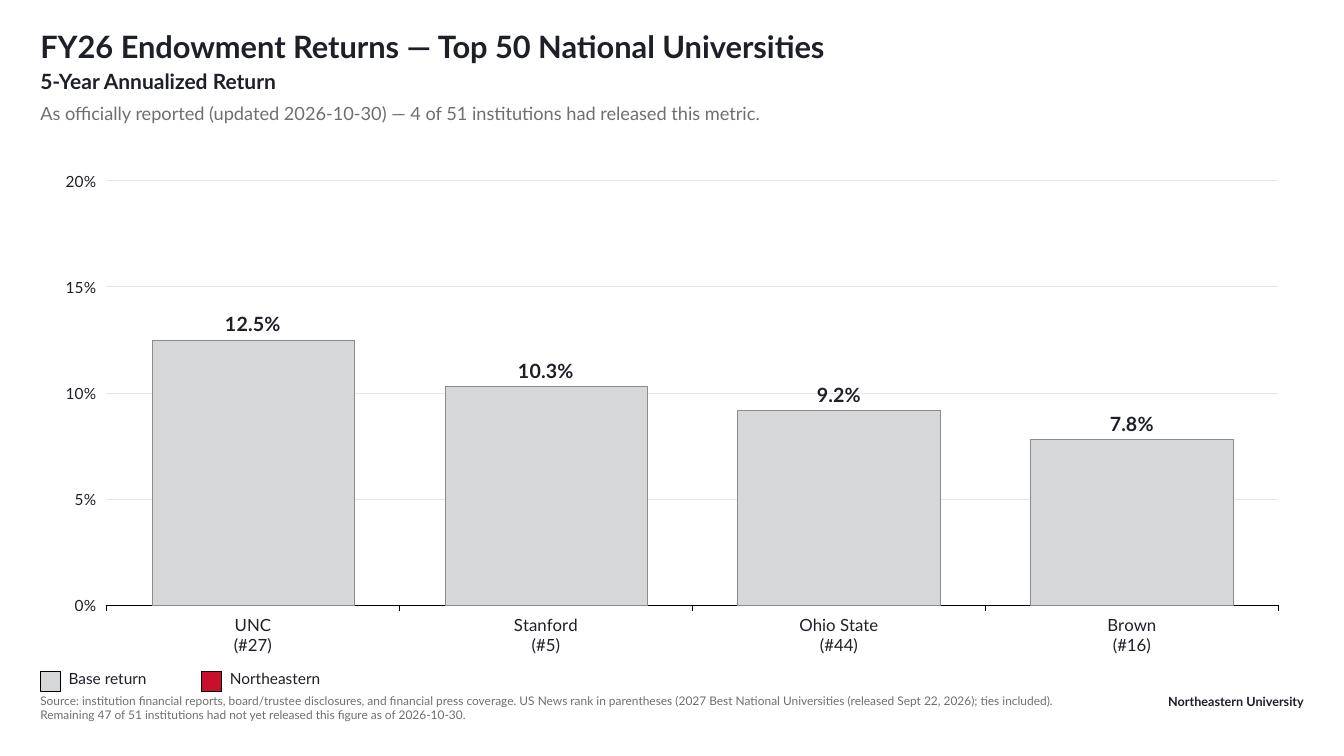
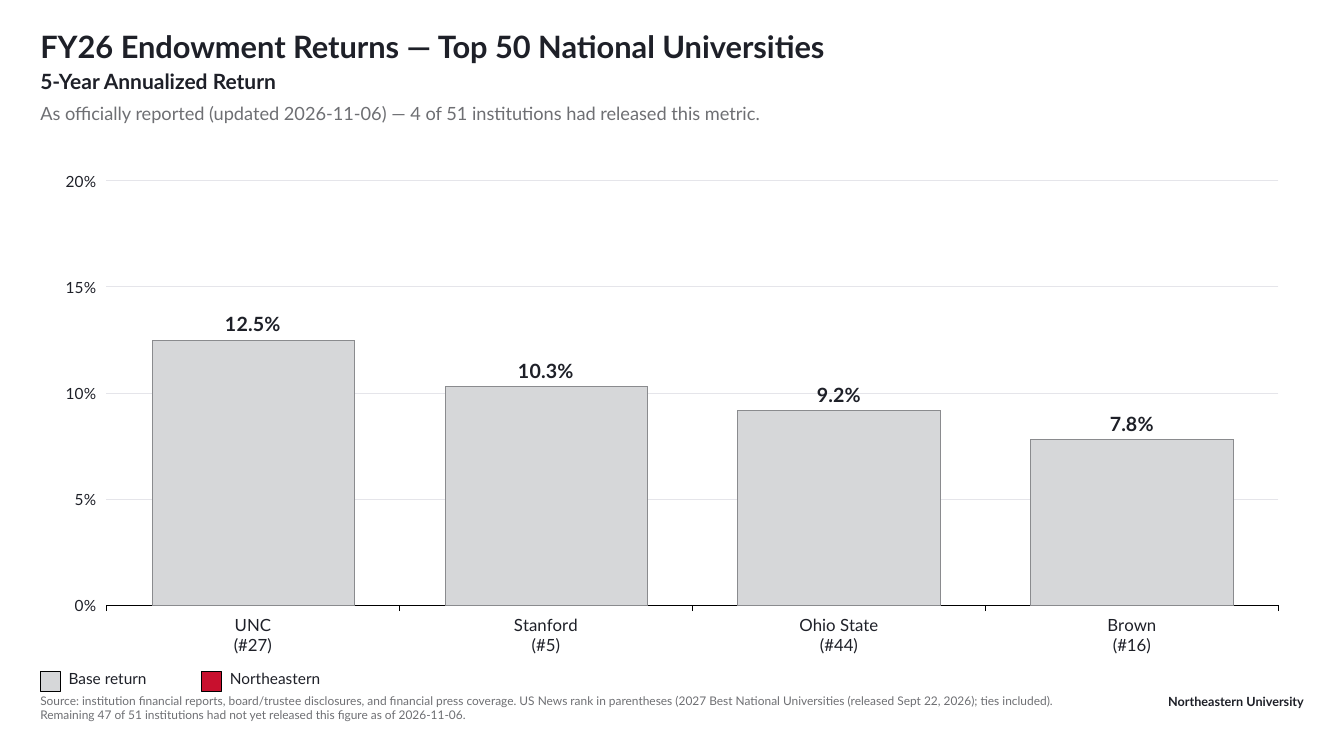
Before and after one commit to brettcsweet/Tonys-repo, a slide deck: slide 2 of endowment/output/FY26_Endowment_Returns_Top50.pptx. Drawn at 1344x756 pixels with LibreOffice and Linux fonts; fonts in the diff are those of the drawing. Boxes give left, top, right and bottom in pixels: in the first picture for what was removed or moved away, otherwise in the second. Text is boxed around its words. In the diff, an @@ line names an element or a change of style, - is before the commit and + after.

```diff
--- a/endowment/output/FY26_Endowment_Returns_Top50.pptx
+++ b/endowment/output/FY26_Endowment_Returns_Top50.pptx
@@ text at [40,106,760,123]: text changed @@
-As officially reported (updated 2026-10-30) — 4 of 51 institutions had released this metric.
+As officially reported (updated 2026-11-06) — 4 of 51 institutions had released this metric.
@@ text at [40,696,1052,721]: text changed @@
-Source: institution financial reports, board/trustee disclosures, and financial press coverage. US News rank in parentheses (2027 Best National Universities (released Sept 22, 2026); ties included). Remaining 47 of 51 institutions had not yet released this figure as of 2026-10-30.
+Source: institution financial reports, board/trustee disclosures, and financial press coverage. US News rank in parentheses (2027 Best National Universities (released Sept 22, 2026); ties included). Remaining 47 of 51 institutions had not yet released this figure as of 2026-11-06.
```
Also in this commit, not shown: 2 other slides changed, 2 other files.
